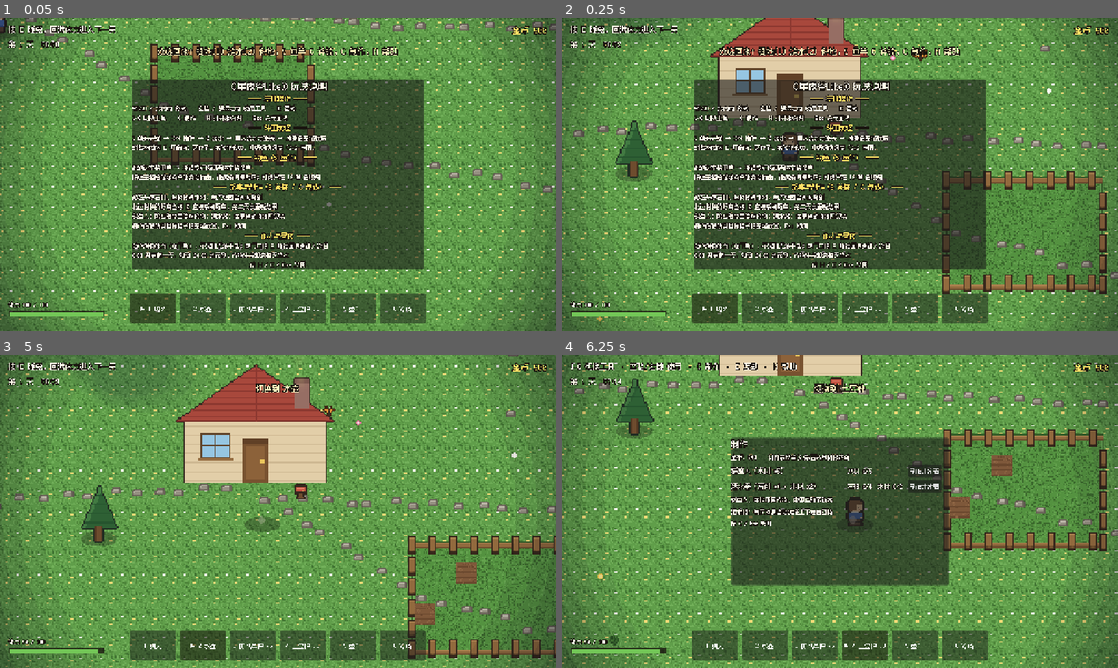
Above: before the commit, frames 1-4 (two rows, left to right).
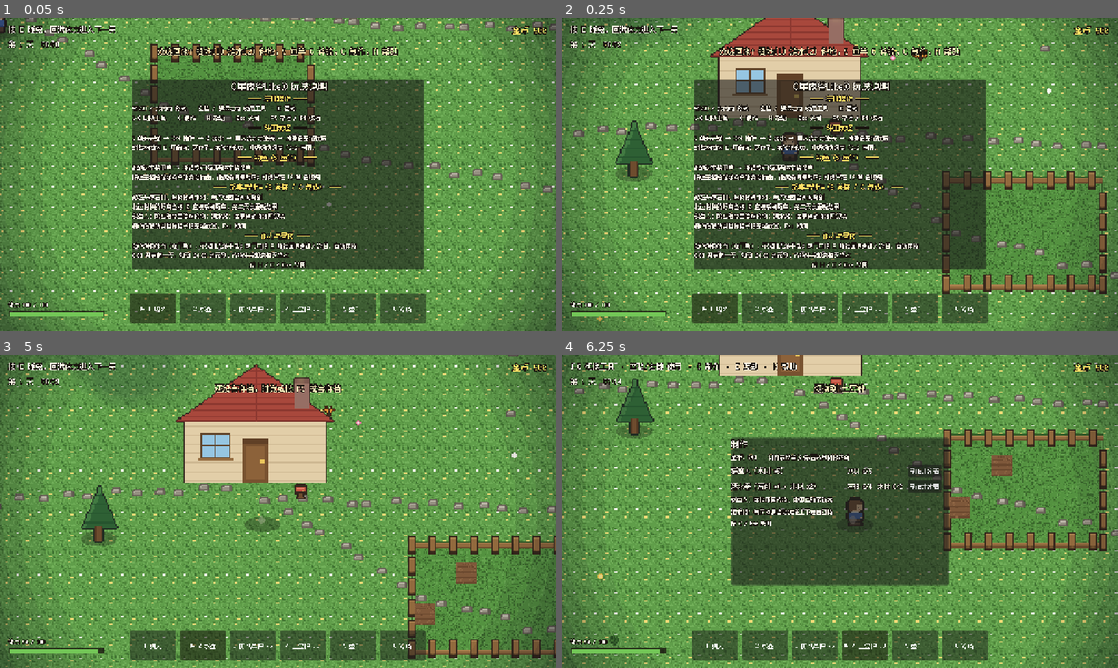
Above: after the commit, the same moments.

Repository: 192aaa/stardew-like
Game: Godot game, scene res://scenes/main.tscn
The game is run twice, just before and just after one commit, with the same random seed, the same clock (stepped at 60 frames per second) and the same inputs.
Inputs (mouse positions are in pixels of both pictures, inside the frame that each line leads up to):
- Up to frame 1 (0.05 s): no input
- Up to frame 2 (0.25 s): no input
- Up to frame 3 (5 s): move the mouse to (400, 495) at 0.52 s; hold D (move_right) 0.53-1.28 s; hold C (craft) 0.53-1.28 s; click (400, 495) at 0.67 s; tap Space (use) at 0.8, 1.35, 2.3, 3.8 s; move the mouse to (166, 527) at 1.27 s; hold S (move_down) 1.28-2.03 s; tap C (craft) at 1.55, 3.05, 4.55 s; move the mouse to (333, 442) at 2.02 s; hold D (move_right) 2.03-2.78 s; hold C (craft) 2.03-2.78 s; move the mouse to (250, 574) at 2.77 s; hold W (move_up) 2.78-3.53 s; tap E (interact) at 2.85 s; click (250, 574) at 2.92 s; move the mouse to (444, 558) at 3.52 s; hold 1 (tool_1) 3.53-4.28 s; hold A (move_left) from 3.53 s (still down); tap H (help) at 4.15 s; move the mouse to (111, 464) at 4.27 s; tap 2 (tool_2) at 4.35 s; tap F9 (load_game, bound only after the commit) at 4.9 s
- Up to frame 4 (6.25 s): move the mouse to (867, 511) at 5.02 s; release A (move_left) at 5.03 s; hold S (move_down) 5.03-5.78 s; hold 3 (tool_3) 5.03-5.78 s; click (867, 511) at 5.17 s; tap Space (use) at 5.3 s; tap F5 (save_game, bound only after the commit) at 5.65 s; move the mouse to (756, 433) at 5.77 s; hold D (move_right) from 5.78 s (still down); tap 4 (tool_4) at 5.85 s; tap C (craft) at 6.05 s

The runs differ from the first frame. In frame 1, 0.3% of the frame differs, in the area x 38-65%, y 30-74%; in frame 2, 0.3%; in frame 3, 0.5%, in the area x 38-62%, y 9-12%; in frame 4, nothing differs.

Commit message:
新增存档系统：睡觉自动存档 + F5/F9 手动存读档，Web 走 localStorage 桌面走 save.json

Diff:
--- a/project.godot
+++ b/project.godot
@@ -19,6 +19,7 @@
 
 Game="*res://scripts/game.gd"
 Sfx="*res://scripts/sfx.gd"
+Save="*res://scripts/save.gd"
 
 [display]
 
@@ -110,6 +111,16 @@
 "events": [Object(InputEventKey,"resource_local_to_scene":false,"resource_name":"","device":-1,"window_id":0,"alt_press …(190 unchanged characters)…
 ]
 }
+save_game={
+"deadzone": 0.2,
+"events": [Object(InputEventKey,"resource_local_to_scene":false,"resource_name":"","device":-1,"window_id":0,"alt_pressed":false,"shift_pressed":false,"ctrl_pressed":false,"meta_pressed":false,"pressed":false,"keycode":0,"physical_keycode":4194336,"key_label":0,"unicode":0,"location":0,"echo":false,"script":null)
+]
+}
+load_game={
+"deadzone": 0.2,
+"events": [Object(InputEventKey,"resource_local_to_scene":false,"resource_name":"","device":-1,"window_id":0,"alt_pressed":false,"shift_pressed":false,"ctrl_pressed":false,"meta_pressed":false,"pressed":false,"keycode":0,"physical_keycode":4194340,"key_label":0,"unicode":0,"location":0,"echo":false,"script":null)
+]
+}
 
 [rendering]
 
--- a/scripts/farm.gd
+++ b/scripts/farm.gd
@@ -170,6 +170,30 @@
 				tiles[n].wtoday = true
 	queue_redraw()
 	return lost
+
+
+## 存档恢复：按 JSON 数据重建地块/洒水器/稻草人并重绘
+func restore_from(d: Dictionary) -> void:
+	tiles.clear()
+	sprinklers.clear()
+	scare_cells.clear()
+	protectors.clear()
+	for row in d.get("tiles", []):
+		var c := Vector2i(int(row[0]), int(row[1]))
+		tiles[c] = {
+			"tilled": int(row[2]) == 1,
+			"watered": int(row[3]) == 1,
+			"crop": String(row[4]),
+			"stage": int(row[5]),
+			"wtoday": int(row[6]) == 1,
+		}
+	for s in d.get("sprinklers", []):
+		sprinklers[Vector2i(int(s[0]), int(s[1]))] = true
+	for s in d.get("scarecrows", []):
+		var sc := Vector2i(int(s[0]), int(s[1]))
+		scare_cells[sc] = true
+		protectors.append(Vector2(sc.x * CELL + 16, sc.y * CELL + 16))
+	queue_redraw()
 
 
 func _draw() -> void:
--- a/scripts/main.gd
+++ b/scripts/main.gd
@@ -87,8 +87,11 @@
 	add_child(_bobber)
 	_refresh_hud()
 	player.position = decor.DOOR_POS + Vector2(0, 44)
-	_toggle_help(true)
-	_toast("欢迎回来！锄地(1) 浇水(2) 种地，5 鱼竿 6 斧镐，C 制作，H 帮助")
+	if _do_load(false):
+		_toast("已读取第 %d 天存档 · F5 存档 / F9 读档 · 按 H 看帮助" % Game.day)
+	else:
+		_toggle_help(true)
+		_toast("欢迎回来！锄地(1) 浇水(2) 种地，5 鱼竿 6 斧镐，C 制作，H 帮助")
 
 
 func _process(delta: float) -> void:
@@ -128,6 +131,12 @@
 			_toggle_craft(not craft_open)
 	elif event.is_action_pressed("help"):
 		_toggle_help(not help_open)
+	elif event.is_action_pressed("save_game"):
+		if not sleeping:
+			_do_save()
+	elif event.is_action_pressed("load_game"):
+		if not sleeping:
+			_do_load()
 	elif event.is_action_pressed("use"):
 		if help_open:
 			_toggle_help(false)
@@ -434,6 +443,102 @@
 		player.set_physics_process(true)
 
 
+# ---------- 存档与读档 ----------
+
+## 组装进度：Game 全局 + 时间/工具 + 玩家位置 + 农田地块与放置物
+func _save_payload() -> Dictionary:
+	var tiles: Array = []
+	for c in farm.tiles:
+		var t: Dictionary = farm.tiles[c]
+		tiles.append([c.x, c.y, int(t.tilled), int(t.watered), t.crop, int(t.stage), int(t.wtoday)])
+	var sprink: Array = []
+	for c in farm.sprinklers:
+		sprink.append([c.x, c.y])
+	var scare: Array = []
+	for c in farm.scare_cells:
+		scare.append([c.x, c.y])
+	return {
+		"day": Game.day, "gold": Game.gold,
+		"seeds": Game.seeds, "harvest": Game.harvest, "items": Game.items,
+		"stamina": Game.stamina, "max_stamina": Game.max_stamina,
+		"hoe_level": Game.hoe_level, "can_level": Game.can_level,
+		"time_min": time_min, "tool": current_tool,
+		"px": player.position.x, "py": player.position.y,
+		"tiles": tiles, "sprinklers": sprink, "scarecrows": scare,
+	}
+
+
+func _apply_payload(d: Dictionary) -> void:
+	Game.day = int(d.get("day", 1))
+	Game.gold = int(d.get("gold", 500))
+	var seeds: Dictionary = d.get("seeds", {})
+	for k in Game.seeds:
+		if seeds.has(k):
+			Game.seeds[k] = int(seeds[k])
+	var harvest_d: Dictionary = d.get("harvest", {})
+	for k in Game.harvest:
+		if harvest_d.has(k):
+			Game.harvest[k] = int(harvest_d[k])
+	var items_d: Dictionary = d.get("items", {})
+	for k in Game.items:
+		if items_d.has(k):
+			Game.items[k] = int(items_d[k])
+	Game.stamina = float(d.get("stamina", 100.0))
+	Game.max_stamina = float(d.get("max_stamina", 100.0))
+	Game.hoe_level = int(d.get("hoe_level", 1))
+	Game.can_level = int(d.get("can_level", 1))
+	time_min = clampf(float(d.get("time_min", DAY_START_MIN)), DAY_START_MIN, DAY_END_MIN - 1.0)
+	current_tool = clampi(int(d.get("tool", 0)), 0, 5)
+	player.position = Vector2(
+		float(d.get("px", decor.DOOR_POS.x)),
+		float(d.get("py", decor.DOOR_POS.y + 44.0)))
+	farm.restore_from(d)
+	Game.state_changed.emit()
+
+
+## 睡觉醒来时自动存档；返回是否成功
+func _autosave() -> bool:
+	return Save.write(JSON.stringify(_save_payload()))
+
+
+func _do_save() -> void:
+	if _autosave():
+		Sfx.play("pick")
+		_toast("已存档（第 %d 天 %s）" % [Game.day, _clock_text()])
+	else:
+		_toast("存档失败了……")
+
+
+## 读档；返回是否成功。开局静默调用（with_toast=false）
+func _do_load(with_toast := true) -> bool:
+	var text := Save.read()
+	if text == "":
+		if with_toast:
+			_toast("还没有存档，睡觉或按 F5 就会存档")
+		return false
+	var parsed: Variant = JSON.parse_string(text)
+	if typeof(parsed) != TYPE_DICTIONARY:
+		if with_toast:
+			_toast("存档数据损坏了")
+		return false
+	_apply_payload(parsed)
+	# 清理残留的界面与钓鱼状态
+	if shop_open:
+		_toggle_shop(false)
+	if craft_open:
+		_toggle_craft(false)
+	if help_open:
+		_toggle_help(false)
+	if fish_state > 0:
+		_end_fishing()
+	place_mode = ""
+	farm.set_preview("", Vector2i.ZERO, false)
+	if with_toast:
+		Sfx.play("pick")
+		_toast("已读取第 %d 天存档" % Game.day)
+	return true
+
+
 # ---------- 昼夜与睡觉 ----------
 
 func _do_sleep(passed_out: bool) -> void:
@@ -461,17 +566,19 @@
 	Game.stamina = Game.max_stamina
 	Game.state_changed.emit()
 	player.position = decor.DOOR_POS + Vector2(0, 46)
+	var save_ok := _autosave()
+	var tail := " · 已自动存档" if save_ok else ""
 	var tw2 := create_tween()
 	tw2.tween_property(fade, "color:a", 0.0, 0.7)
 	await tw2.finished
 	player.set_physics_process(true)
 	sleeping = false
 	if lost > 0:
-		_toast("乌鸦夜里偷吃了 %d 株作物！快做个稻草人（C）" % lost)
+		_toast("乌鸦夜里偷吃了 %d 株作物！快做个稻草人（C）%s" % [lost, tail])
 	elif passed_out:
-		_toast("你累倒了……醒来已是第 %d 天" % Game.day)
+		_toast("你累倒了……醒来已是第 %d 天%s" % [Game.day, tail])
 	else:
-		_toast("睡了个好觉！第 %d 天，体力已回满" % Game.day)
+		_toast("睡了个好觉！第 %d 天，体力已回满%s" % [Game.day, tail])
 
 
 func _sky_color(t: float) -> Color:
@@ -746,7 +853,7 @@
 	vb.add_child(title)
 	_help_section(vb, "基础操作", [
 		"WASD / 方向键 移动　　空格 / 鼠标左键 使用工具　　E 互动",
-		"1-6 切换工具　　C 制作　　H 打开本说明　　Esc 关闭面板",
+		"1-6 切换工具　　C 制作　　H 帮助　　Esc 关闭　　F5 存档 / F9 读档",
 	])
 	_help_section(vb, "种田流程", [
 		"1 锄头开垦 → 3/4 播种 → 2 浇水 → 每天浇水才生长 → 成熟后空格收获",
@@ -763,7 +870,7 @@
 		"制作后移动到目标格子按空格放置，Esc 取消",
 	])
 	_help_section(vb, "体力与昼夜", [
-		"动作消耗体力（左下角），不足则无法干活；家门口按 E 睡觉回满并进入次日",
+		"动作消耗体力（左下角），不足则无法干活；家门口按 E 睡觉回满并进入次日，自动存档",
 		"6:00 开始新一天，熬到 24:00 会累倒，作物生长都靠每天浇水",
 	])
 	var close_l := _mk_label("按 H / E / Esc 关闭", 13)
--- /dev/null
+++ b/scripts/save.gd
@@ -0,0 +1,39 @@
+extends Node
+## 存档存储层（自动加载）：Web 端走 localStorage（FileAccess user:// 在浏览器
+## 刷新后会丢，不可靠），桌面端走 user://save.json；内容为 JSON 字符串，
+## 由 main.gd 负责组装与应用
+
+const KEY := "stardew_save_v1"
+const SAVE_PATH := "user://save.json"
+
+
+func has_save() -> bool:
+	return read() != ""
+
+
+func write(text: String) -> bool:
+	if OS.has_feature("web"):
+		var ls: Variant = JavaScriptBridge.get_interface("localStorage")
+		if ls == null:
+			return false
+		ls.setItem(KEY, text)
+		return true
+	var f := FileAccess.open(SAVE_PATH, FileAccess.WRITE)
+	if f == null:
+		return false
+	f.store_string(text)
+	f.close()
+	return true
+
+
+func read() -> String:
+	if OS.has_feature("web"):
+		var ls: Variant = JavaScriptBridge.get_interface("localStorage")
+		if ls == null:
+			return ""
+		var v: Variant = ls.getItem(KEY)
+		return String(v) if v != null else ""
+	var f := FileAccess.open(SAVE_PATH, FileAccess.READ)
+	if f == null:
+		return ""
+	return f.get_as_text()
Not shown, added: scripts/save.gd.uid
